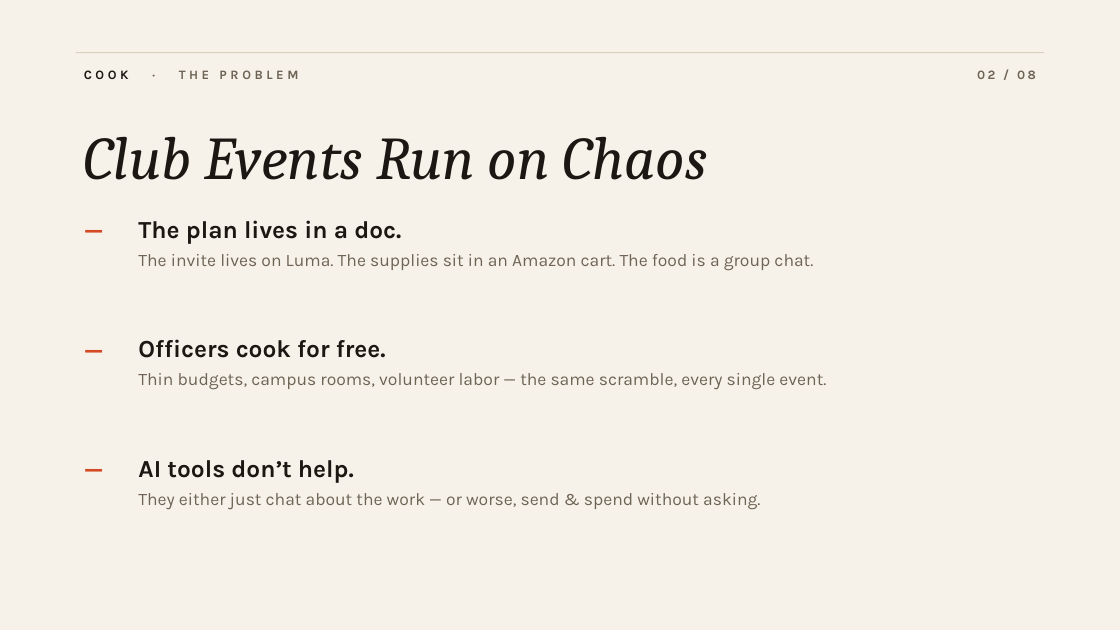
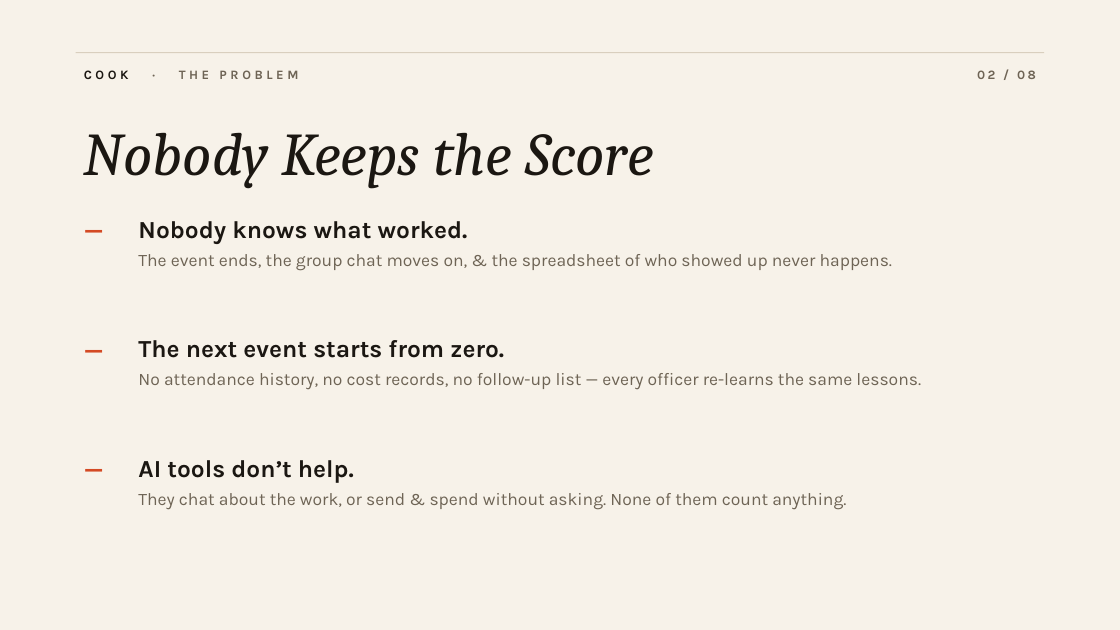
Before and after one commit to idildogaturkmen/COOK, a slide deck: slide 2 of docs/cook-demo.pptx. Drawn at 1120x630 pixels with LibreOffice and Linux fonts; fonts in the diff are those of the drawing. Boxes give left, top, right and bottom in pixels: in the first picture for what was removed or moved away, otherwise in the second. Text is boxed around its words. In the diff, an @@ line names an element or a change of style, - is before the commit and + after.

```diff
--- a/docs/cook-demo.pptx
+++ b/docs/cook-demo.pptx
@@ text at (84,132,654,189): text changed @@
-Club Events Run on Chaos
+Nobody Keeps the Score
@@ text at (138,221,892,271): text changed @@
-The plan lives in a doc.
-The invite lives on Luma. The supplies sit in an Amazon cart. The food is a group chat.
+Nobody knows what worked.
+The event ends, the group chat moves on, & the spreadsheet of who showed up never happens.
@@ text at (138,340,921,389): text changed @@
-Officers cook for free.
-Thin budgets, campus rooms, volunteer labor — the same scramble, every single event.
+The next event starts from zero.
+No attendance history, no cost records, no follow-up list — every officer re-learns the same lessons.
@@ text at (138,493,846,510): text changed @@
-They either just chat about the work — or worse, send & spend without asking.
+They chat about the work, or send & spend without asking. None of them count anything.
```
Also in this commit, not shown: 6 other slides changed, 1 slide added, 1 slide removed, 1 other file.
